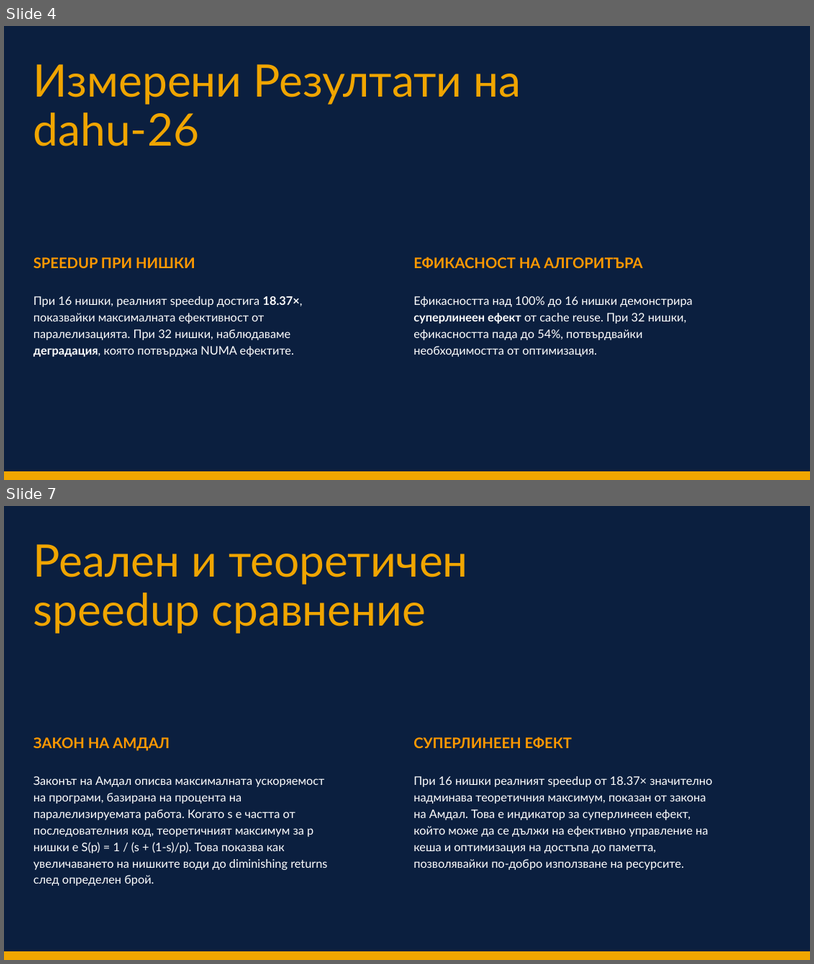
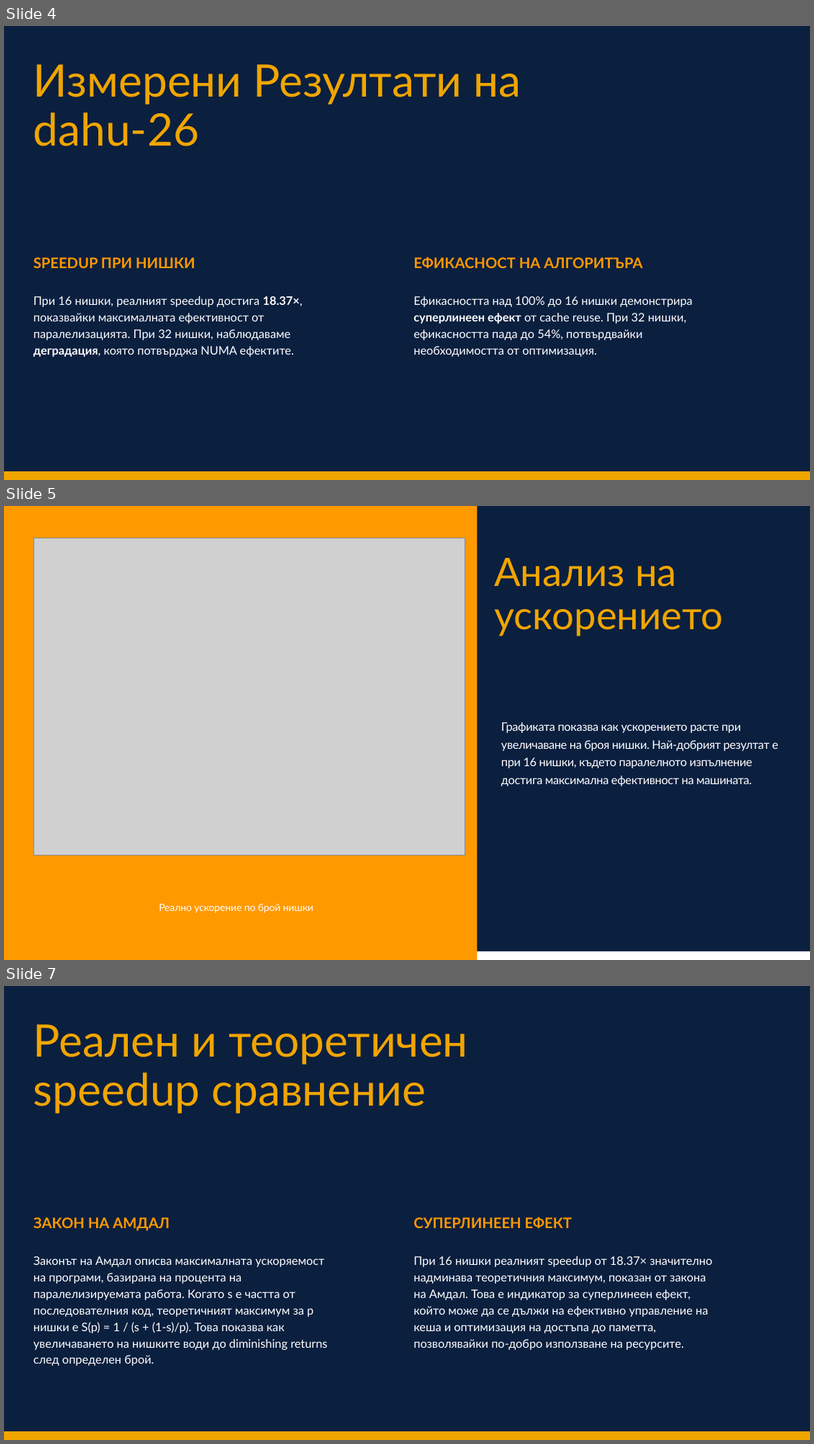
Before and after one commit to Martinessk0/POE-TU-PROJECT, a slide deck: Presentation - Паралелни Изчисления.pptx. Shown one above the other, each under a label of ours: slides 4 and 7 before the commit, slides 4, 5 and 7 after it; the slides between them are not shown. The pictures are 814x964 and 814x1444 pixels, drawn with LibreOffice and Linux fonts; fonts in the diff are those of the drawing; grey boxes stand for pictures. Boxes give left, top, right and bottom in pixels: in the first picture for what was removed or moved away, otherwise in the second. Text is boxed around its words. In the diff, an @@ line names an element or a change of style, - is before the commit and + after.

```diff
--- a/Presentation - Паралелни Изчисления.pptx
+++ b/Presentation - Паралелни Изчисления.pptx
@@ slide 5 added at bbox=[4, 506, 810, 960], background #0B1F3F @@
@@ rectangle added at bbox=[4, 506, 477, 960], fill #FF9900 @@
@@ picture added at bbox=[34, 538, 466, 854] @@
@@ text added at bbox=[494, 558, 723, 636], 70 pt, text #F0A500 @@
+Анализ на ускорението
@@ text added at bbox=[502, 722, 779, 786], 21 pt, text #FFFFFF @@
+Графиката показва как ускорението расте при увеличаване на броя нишки. Най-добрият резултат е при 16 нишки, където паралелното изпълнение достига максимална ефективност на машината.
@@ text added at bbox=[159, 903, 314, 913], 18 pt, text #FFFFFF @@
+Реално ускорение по брой нишки
@@ freeform shape added at bbox=[4, 951, 810, 960], fill #FFFFFF @@
```
Also in this commit, not shown: 1 slide changed, 1 other slide added, 2 slides removed.
